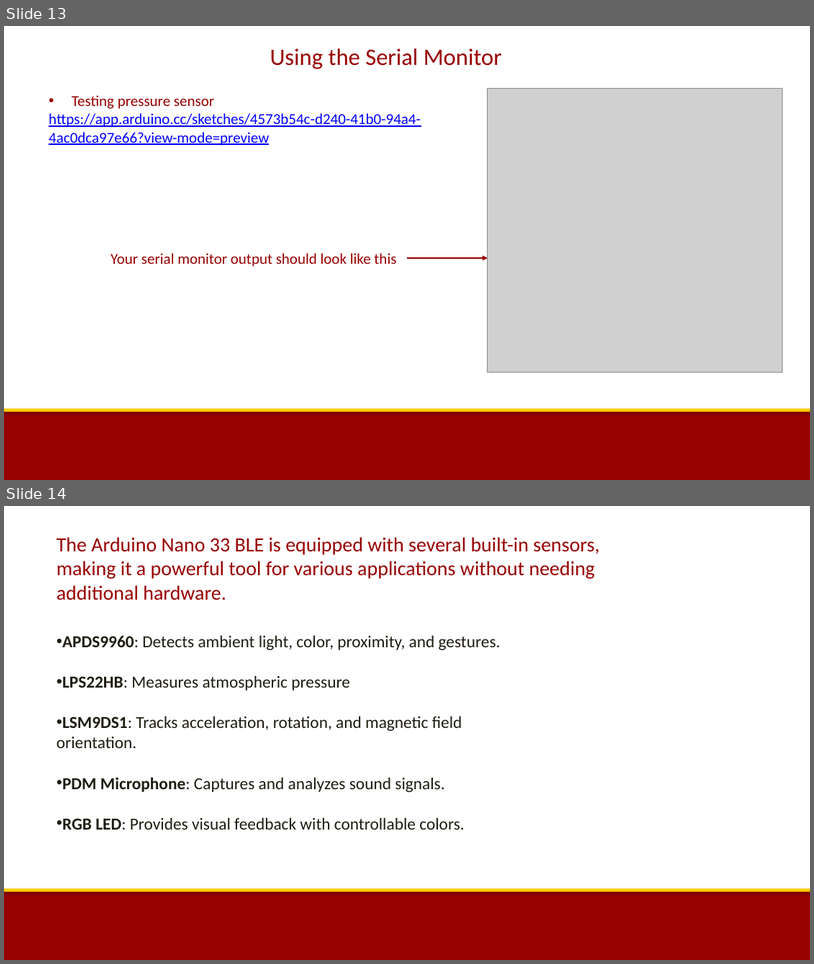
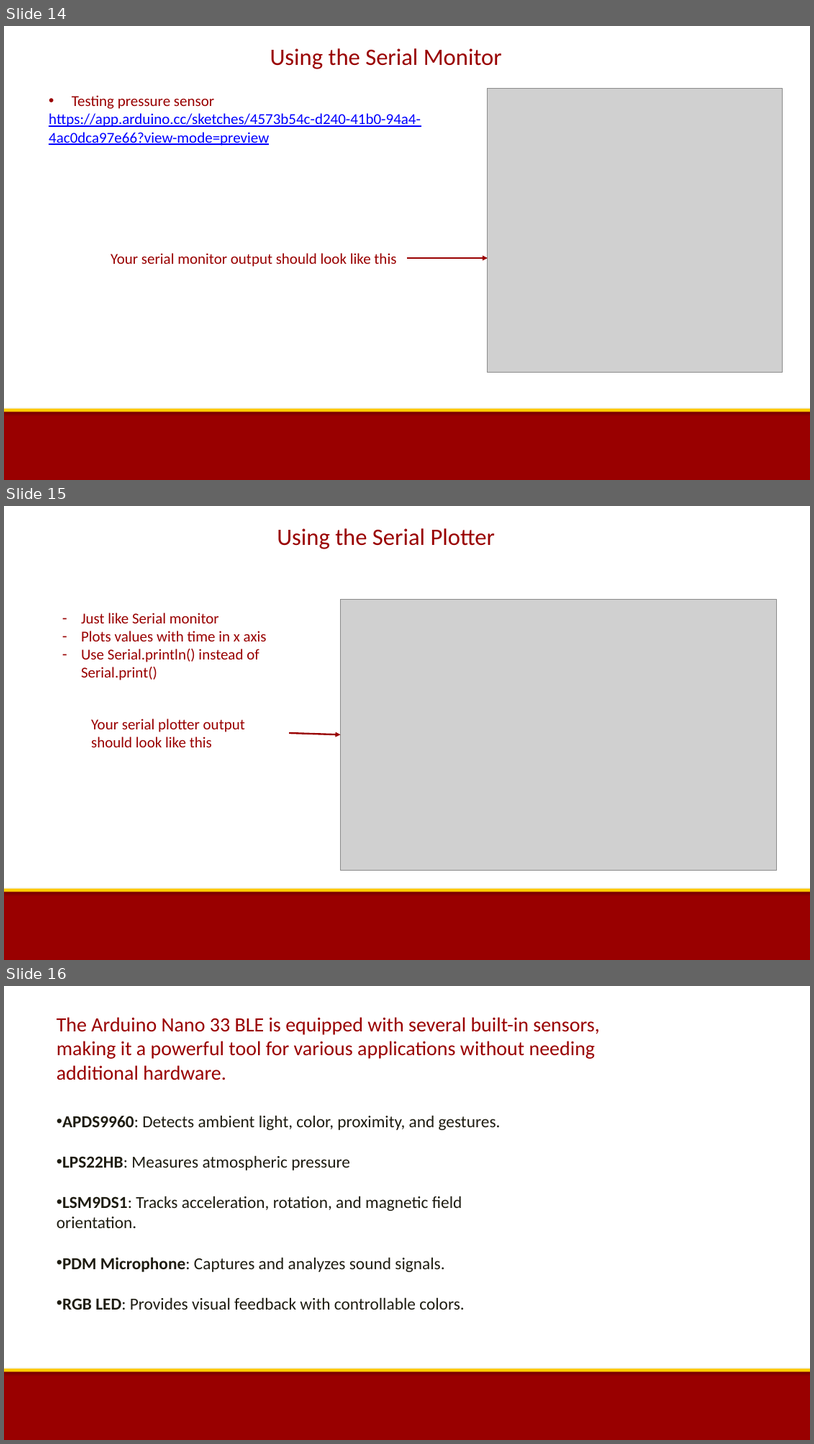
Before and after one commit to uscee105/ee105, a slide deck: assets/module-0-intro/mod-0-lecture-3-arduino-installation.pptx. Shown one above the other, each under a label of ours: slides 13 and 14 before the commit, slides 14, 15 and 16 after it. The pictures are 814x964 and 814x1444 pixels, drawn with LibreOffice and Linux fonts; fonts in the diff are those of the drawing; grey boxes stand for pictures; background and template pictures are left out. Boxes give left, top, right and bottom in pixels: in the first picture for what was removed or moved away, otherwise in the second. Text is boxed around its words. In the diff, an @@ line names an element or a change of style, - is before the commit and + after.

```diff
--- a/assets/module-0-intro/mod-0-lecture-3-arduino-installation.pptx
+++ b/assets/module-0-intro/mod-0-lecture-3-arduino-installation.pptx
@@ slide 15 added at [4,506,810,960], background #FFFFFF; not listed: 2 template elements that a slide beside it also shows @@
@@ text added at [277,528,495,549], 28 pt, text #990000 @@
+Using the Serial Plotter
@@ text added at [81,613,267,680], 18 pt, text #990000 @@
+– Just like Serial monitor
+– Plots values with time in x axis
+– Use Serial.println() instead of Serial.print()
@@ picture added at [341,599,778,870] @@
@@ text added at [91,718,245,747], 18 pt, text #990000 @@
+Your serial plotter output should look like this
@@ arrow added from (290, 733) to (341, 735), #990000 2 pt @@
@@ what was slide 13 is now slide 14 @@
@@ what was slide 14 is now slide 16 @@
```
Also in this commit, not shown: 1 slide changed, 1 other slide added, 1 other file.
